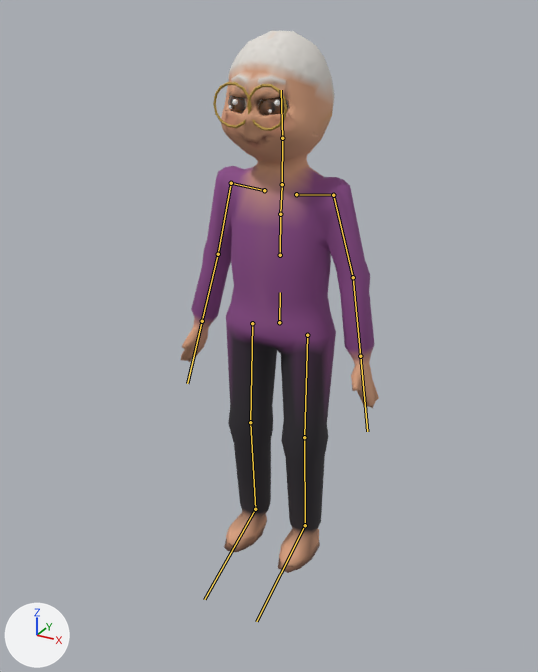
The glTF model assets/models/nguoi/basau.glb: old version first, new version second.
Camera for both pictures: a 50 mm lens placed at (0.869, -1.641, 1.493), pointed at (0.041, -0.135, 0.74). Lighting does not change. The marker at lower left points along +X, +Y and +Z. The first picture is the older version. The bones that bend it are drawn over the model as lines.

Objects in the first picture: 'Nguoi_basau'.
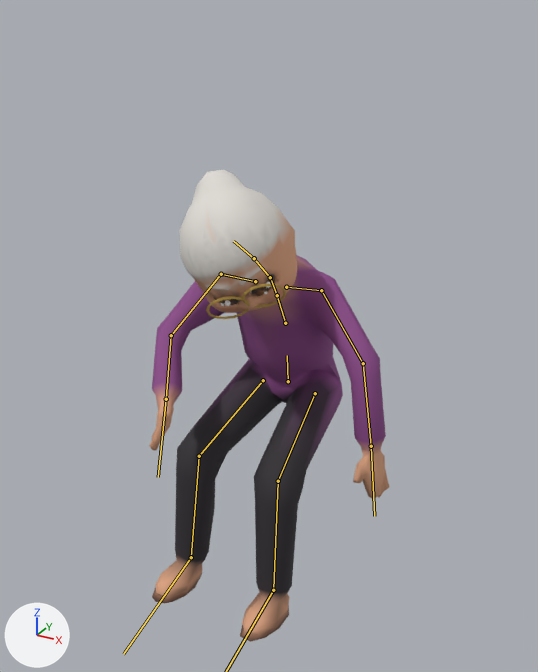
The newer file adds an action. The first version stands in its rest pose; the second is drawn at frame 8 of the action 'xoa_dau'.

Where the change shows, as pixel boxes (x1, y1, x2, y2) in the pictures (538 x 672 px):
```json
{"object": "Nguoi_basau", "change": "posed", "before": [181, 30, 379, 573], "after": [149, 170, 389, 642], "on screen": "21% wider, 13% shorter"}
{"bone": "hips", "before": "(279, 322) to (280, 292)", "after": "(288, 381) to (287, 355)"}
{"bone": "spine", "before": "(280, 255) to (280, 214)", "after": "(285, 323) to (277, 295)"}
{"bone": "chest", "before": "(280, 214) to (282, 185)", "after": "(277, 295) to (270, 278)"}
{"bone": "upperarm.L", "before": "(333, 195) to (353, 277)", "after": "(321, 290) to (363, 363)"}
{"bone": "forearm.L", "before": "(353, 277) to (360, 356)", "after": "(363, 363) to (371, 446)"}
{"bone": "hand.L", "before": "(360, 356) to (367, 431)", "after": "(371, 446) to (374, 516)"}
{"bone": "upperarm.R", "before": "(231, 183) to (218, 254)", "after": "(221, 274) to (171, 335)"}
{"bone": "forearm.R", "before": "(218, 254) to (202, 321)", "after": "(171, 335) to (166, 399)"}
{"bone": "hand.R", "before": "(202, 321) to (187, 383)", "after": "(166, 399) to (158, 477)"}
{"bone": "neck", "before": "(282, 184) to (282, 138)", "after": "(270, 277) to (254, 258)"}
{"bone": "head", "before": "(282, 138) to (281, 90)", "after": "(254, 258) to (233, 241)"}
{"bone": "thigh.L", "before": "(307, 335) to (304, 437)", "after": "(315, 393) to (278, 481)"}
{"bone": "shin.L", "before": "(304, 437) to (305, 525)", "after": "(278, 481) to (273, 590)"}
{"bone": "thigh.R", "before": "(252, 323) to (250, 422)", "after": "(263, 380) to (199, 456)"}
{"bone": "shin.R", "before": "(250, 422) to (255, 509)", "after": "(199, 456) to (191, 557)"}
{"bone": "foot.R", "before": "(255, 509) to (204, 599)", "after": "(191, 557) to (123, 654)"}
```

Scene script edits in JSON lines:
```json
{"block": "bone_hips", "where": "bone_hips = bpy.data.objects['NguoiRig'].pose.bones['hips']"}
{"op": "set", "path": "bone_hips.location", "old": "(0.0, 0.0, 0.0)", "new": "(0.0, -0.202, -0.054)"}
{"op": "set", "path": "bone_hips.rotation_quaternion", "old": "(1.0, 0.0, 0.0, 0.0)", "new": "(0.999, 0.052, 0.0, 0.0)", "note": "degrees (0, 0, 0) -> degrees (6, 0, 0)"}
{"block": "bone_spine", "where": "bone_spine = bpy.data.objects['NguoiRig'].pose.bones['spine']  # child of 'hips'"}
{"op": "set", "path": "bone_spine.rotation_quaternion", "old": "(1.0, 0.0, 0.0, 0.0)", "new": "(0.982, 0.191, 0.0, 0.0)", "note": "degrees (0, 0, 0) -> degrees (22, 0, 0)"}
{"block": "bone_chest", "where": "bone_chest = bpy.data.objects['NguoiRig'].pose.bones['chest']  # child of 'spine'"}
{"op": "set", "path": "bone_chest.rotation_quaternion", "old": "(1.0, 0.0, 0.0, 0.0)", "new": "(0.996, 0.087, 0.012, -0.001)", "note": "degrees (0, 0, 0) -> degrees (10, 1, 0)"}
{"block": "bone_upperarm_l", "where": "bone_upperarm_l = bpy.data.objects['NguoiRig'].pose.bones['upperarm.L']  # child of 'clav.L'"}
{"op": "set", "path": "bone_upperarm_l.rotation_quaternion", "old": "(1.0, 0.0, 0.0, 0.0)", "new": "(0.845, -0.416, 0.0, -0.336)", "note": "degrees (0, 0, 0) -> degrees (-47, -16, -36)"}
{"block": "bone_forearm_l", "where": "bone_forearm_l = bpy.data.objects['NguoiRig'].pose.bones['forearm.L']  # child of 'upperarm.L'"}
{"op": "set", "path": "bone_forearm_l.rotation_quaternion", "old": "(1.0, 0.0, 0.0, 0.0)", "new": "(0.964, 0.066, -0.05, 0.251)", "note": "degrees (0, 0, 0) -> degrees (6, -7, 29)"}
{"block": "bone_hand_l", "where": "bone_hand_l = bpy.data.objects['NguoiRig'].pose.bones['hand.L']  # child of 'forearm.L'"}
{"op": "set", "path": "bone_hand_l.rotation_quaternion", "old": "(1.0, 0.0, 0.0, 0.0)", "new": "(0.993, 0.067, 0.007, 0.099)", "note": "degrees (0, 0, 0) -> degrees (8, 0, 11)"}
{"block": "bone_upperarm_r", "where": "bone_upperarm_r = bpy.data.objects['NguoiRig'].pose.bones['upperarm.R']  # child of 'clav.R'"}
{"op": "set", "path": "bone_upperarm_r.rotation_quaternion", "old": "(1.0, 0.0, 0.0, 0.0)", "new": "(0.817, -0.529, 0.0, 0.231)", "note": "degrees (0, 0, 0) -> degrees (-63, 14, 23)"}
{"block": "bone_forearm_r", "where": "bone_forearm_r = bpy.data.objects['NguoiRig'].pose.bones['forearm.R']  # child of 'upperarm.R'"}
{"op": "set", "path": "bone_forearm_r.rotation_quaternion", "old": "(1.0, 0.0, 0.0, 0.0)", "new": "(0.919, -0.322, 0.0, -0.229)", "note": "degrees (0, 0, 0) -> degrees (-37, -8, -25)"}
{"block": "bone_hand_r", "where": "bone_hand_r = bpy.data.objects['NguoiRig'].pose.bones['hand.R']  # child of 'forearm.R'"}
{"op": "set", "path": "bone_hand_r.rotation_quaternion", "old": "(1.0, 0.0, 0.0, 0.0)", "new": "(0.998, 0.07, 0.0, 0.0)", "note": "degrees (0, 0, 0) -> degrees (8, 0, 0)"}
{"block": "bone_neck", "where": "bone_neck = bpy.data.objects['NguoiRig'].pose.bones['neck']  # child of 'chest'"}
{"op": "set", "path": "bone_neck.rotation_quaternion", "old": "(1.0, 0.0, 0.0, 0.0)", "new": "(0.995, 0.096, 0.024, -0.002)", "note": "degrees (0, 0, 0) -> degrees (11, 3, 0)"}
{"block": "bone_head", "where": "bone_head = bpy.data.objects['NguoiRig'].pose.bones['head']  # child of 'neck'"}
{"op": "set", "path": "bone_head.rotation_quaternion", "old": "(1.0, 0.0, 0.0, 0.0)", "new": "(0.976, -0.013, 0.218, 0.013)", "note": "degrees (0, 0, 0) -> degrees (-1, 25, 1)"}
{"block": "bone_thigh_l", "where": "bone_thigh_l = bpy.data.objects['NguoiRig'].pose.bones['thigh.L']  # child of 'hips'"}
{"op": "set", "path": "bone_thigh_l.rotation_quaternion", "old": "(1.0, 0.0, 0.0, 0.0)", "new": "(0.802, -0.593, 0.0, -0.073)", "note": "degrees (0, 0, 0) -> degrees (-73, -5, -7)"}
{"block": "bone_shin_l", "where": "bone_shin_l = bpy.data.objects['NguoiRig'].pose.bones['shin.L']  # child of 'thigh.L'"}
{"op": "set", "path": "bone_shin_l.rotation_quaternion", "old": "(1.0, 0.0, 0.0, 0.0)", "new": "(0.885, 0.463, 0.0, 0.055)", "note": "degrees (0, 0, 0) -> degrees (55, -3, 6)"}
{"block": "bone_foot_l", "where": "bone_foot_l = bpy.data.objects['NguoiRig'].pose.bones['foot.L']  # child of 'shin.L'"}
{"op": "set", "path": "bone_foot_l.rotation_quaternion", "old": "(1.0, 0.0, 0.0, 0.0)", "new": "(1.0, -0.026, 0.0, -0.004)", "note": "degrees (0, 0, 0) -> degrees (-3, 0, -1)"}
{"block": "bone_thigh_r", "where": "bone_thigh_r = bpy.data.objects['NguoiRig'].pose.bones['thigh.R']  # child of 'hips'"}
{"op": "set", "path": "bone_thigh_r.rotation_quaternion", "old": "(1.0, 0.0, 0.0, 0.0)", "new": "(0.802, -0.593, 0.0, 0.073)", "note": "degrees (0, 0, 0) -> degrees (-73, 5, 7)"}
{"block": "bone_shin_r", "where": "bone_shin_r = bpy.data.objects['NguoiRig'].pose.bones['shin.R']  # child of 'thigh.R'"}
{"op": "set", "path": "bone_shin_r.rotation_quaternion", "old": "(1.0, 0.0, 0.0, 0.0)", "new": "(0.885, 0.463, 0.0, -0.055)", "note": "degrees (0, 0, 0) -> degrees (55, 3, -6)"}
{"block": "bone_foot_r", "where": "bone_foot_r = bpy.data.objects['NguoiRig'].pose.bones['foot.R']  # child of 'shin.R'"}
{"op": "set", "path": "bone_foot_r.rotation_quaternion", "old": "(1.0, 0.0, 0.0, 0.0)", "new": "(1.0, -0.026, 0.0, 0.004)", "note": "degrees (0, 0, 0) -> degrees (-3, 0, 1)"}
```
